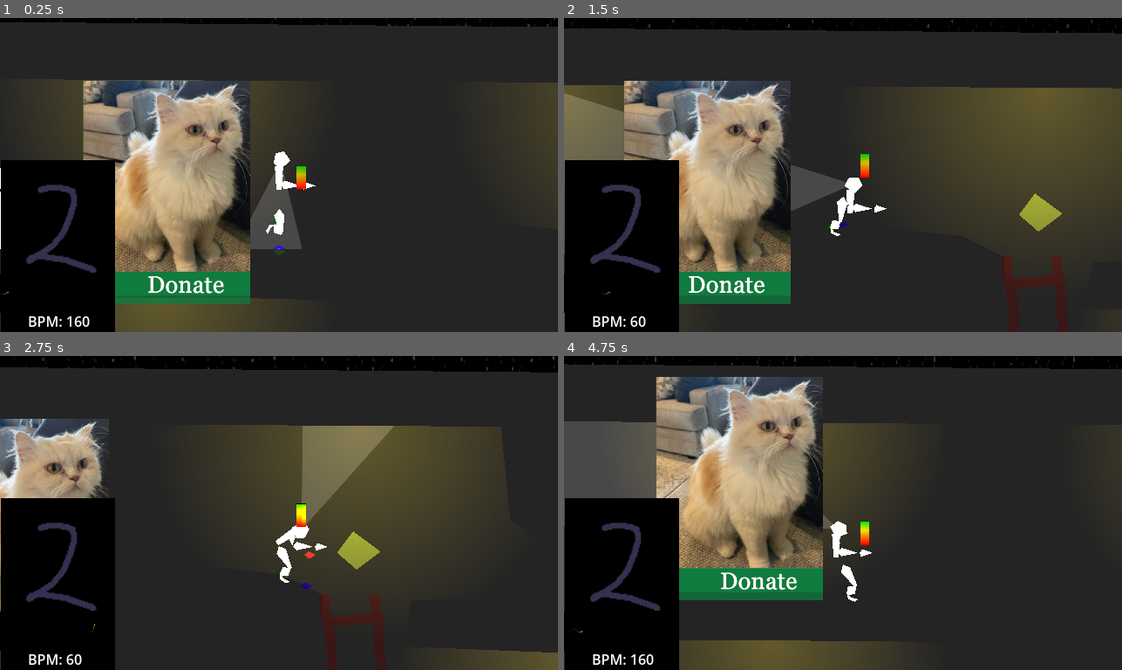
Above: before the commit, frames 1-4 (two rows, left to right).
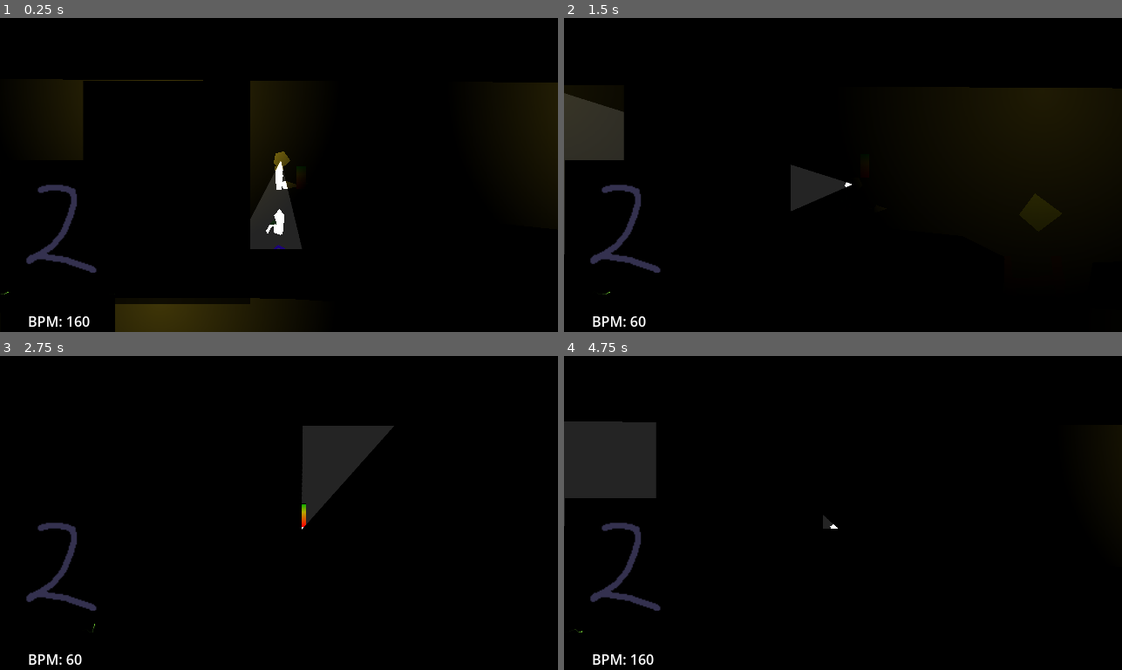
Above: after the commit, the same moments.

Repository: Parker-Vetter/SubwayUnderSea
Game: Godot game, scene res://Scenes/test_scene.tscn
The game is run twice, just before and just after one commit, with the same random seed, the same clock (stepped at 60 frames per second) and the same inputs.
Inputs (mouse positions are in pixels of both pictures, inside the frame that each line leads up to):
- Up to frame 1 (0.25 s): no input
- Up to frame 2 (1.5 s): move the mouse to (731, 196) at 0.52 s; press the mouse at (731, 196) at 0.53 s; hold D (right) 0.53-1.28 s; tap Space (interact) at 0.6 s; move the mouse to (731, 190) at 1.27 s; release the mouse at (731, 190) at 1.28 s; hold S (down) from 1.28 s (still down); click (731, 190) at 1.35 s
- Up to frame 3 (2.75 s): tap Space (interact) at 1.55, 2.1 s; move the mouse to (334, 443) at 2.02 s; release S (down) at 2.03 s; press the mouse at (334, 443) at 2.03 s; hold D (right) from 2.03 s (still down)
- Up to frame 4 (4.75 s): move the mouse to (815, 575) at 2.77 s; release D (right) at 2.78 s; release the mouse at (815, 575) at 2.78 s; hold W (up) 2.78-3.53 s; click (815, 575) at 2.85 s; tap Space (interact) at 3.05, 3.6, 4.55 s; move the mouse to (1010, 560) at 3.52 s; press the mouse at (1010, 560) at 3.53 s; hold A (left) from 3.53 s (still down); tap R (restart) at 4.15 s; move the mouse to (675, 465) at 4.27 s; release the mouse at (675, 465) at 4.28 s; click (675, 465) at 4.35 s

The runs differ from the first frame. In frame 1, 86% of the frame differs, in the area x 0-100%, y 0-100%; in frame 2, 84%; in frame 3, 85%; in frame 4, 85%.

Commit message:
It is dark now
Also added some more comments

Diff:
--- a/subwaysea/Scenes/player.tscn
+++ b/subwaysea/Scenes/player.tscn
@@ -159,7 +159,7 @@
 
 [node name="LeftCalf" type="Node2D" parent="LeftThigh"]
 position = Vector2(28, 0)
-rotation = 0.900933
+rotation = 0.900932
 scale = Vector2(1, 1)
 script = ExtResource("6_vnihy")
 
--- a/subwaysea/Scenes/test_scene.tscn
+++ b/subwaysea/Scenes/test_scene.tscn
@@ -287,6 +287,9 @@
 [node name="Component2" parent="." instance=ExtResource("15_mvw0f")]
 position = Vector2(1212, 552)
 
+[node name="CanvasModulate" type="CanvasModulate" parent="."]
+color = Color(0, 0, 0, 1)
+
 [connection signal="oxygen_multiplier_changed" from="SanitySystem" to="OxygenSystem" method="_on_sanity_system_oxygen_multiplier_changed"]
 
 [editable path="Ladder"]
--- a/subwaysea/Scripts/flicker_light.gd
+++ b/subwaysea/Scripts/flicker_light.gd
@@ -4,15 +4,23 @@
 
 # Called every frame. 'delta' is the elapsed time since the previous frame.
 func _process(delta: float) -> void:
-	if Input.is_action_just_pressed("up"): #press 'w' to test the flicker
-		flicker()
+	if Input.is_action_just_pressed("interact"): #press 'w' to test the flicker
+		flickerOn()
+	if Input.is_action_just_pressed("left_mouse"): #press 'w' to test the flicker
+		flickerOff()
 
-func flicker():
+func flickerOn():
 	var randint = randi_range(15,25) #gets a random integer between two numbers
 	for i in range(randint): #flickers a randint number of times
 		await awaitTimer() #wait for the timer to finish
 	self.energy = maxEnergy #sets the light back to normal brightness
 
+func flickerOff():
+	var randint = randi_range(25,35) #gets a random integer between two numbers
+	for i in range(randint): #flickers a randint number of times
+		await awaitTimer() #wait for the timer to finish
+	self.energy = 0 #turns the lights off
+
 func awaitTimer():
 	var rand = randi_range(0,6) #choses an int between 0 and max energy
 	self.energy = rand #sets brightness to the random int
--- a/subwaysea/Scripts/follow_mouse.gd
+++ b/subwaysea/Scripts/follow_mouse.gd
@@ -4,11 +4,11 @@
 @onready var target
 
 func _process(delta: float) -> void:
-	look_at(get_global_mouse_position())
-	isRayColliding()
+	look_at(get_global_mouse_position()) #constantly point towards the mouse direction
+	isRayColliding() #constantly check to see if the vision is colliding with anything
 
 func isRayColliding():
 	if ray.is_colliding(): #checks if the ray is colliding
 		target = ray.get_collider() #creates a var called target
 		if target != null and target.get_parent().name == "OxygenSystem": #checks if the target is a specific target
-			target.get_parent().changeSprite()
+			target.get_parent().changeSprite() #change the sprite of the oxygen machine to the current value when the ray collides with it
--- a/subwaysea/Scripts/tobedeleted.gd
+++ b/subwaysea/Scripts/tobedeleted.gd
@@ -4,7 +4,7 @@
 @onready var c = "BLUE"
 
 func _process(delta: float) -> void:
-	if Input.is_action_just_pressed("left_mouse"):
+	if Input.is_action_just_pressed("restart"):
 		changeColor()
 
 func changeColor():
Not shown: 1 places in subwaysea/Scenes/player.tscn that only renumber resources
Not shown: 1 places in subwaysea/Scenes/test_scene.tscn that only renumber resources
